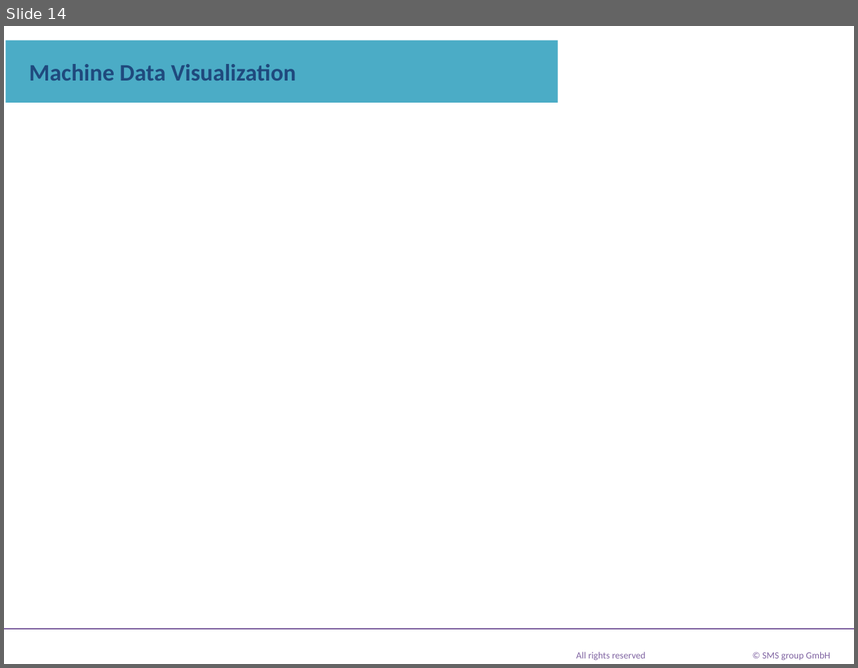
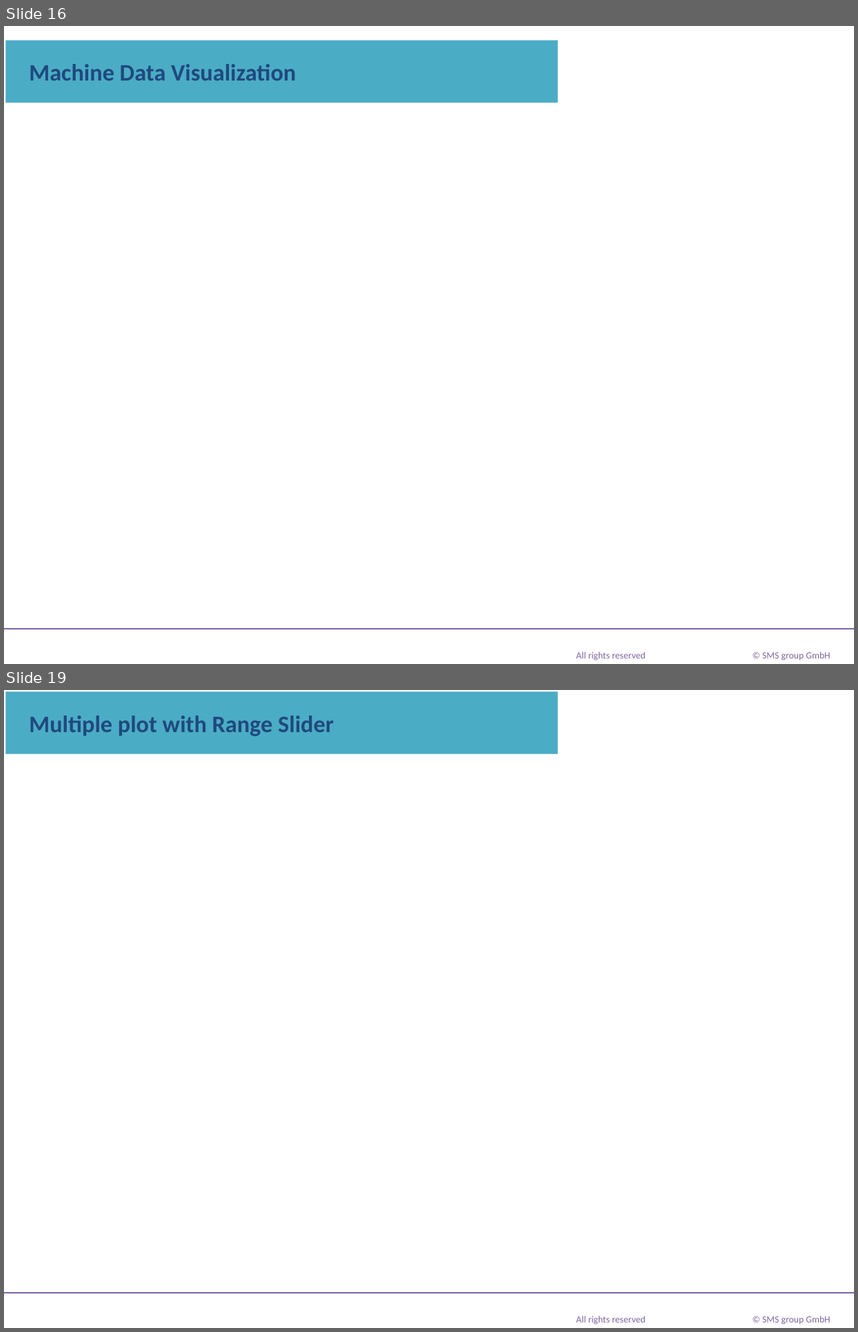
Before and after one commit to mrmanishprasadroy/Dash_Monitoring_Tool, a slide deck: PlotlyDashboard.pptx. Shown one above the other, each under a label of ours: slide 14 before the commit, slides 16 and 19 after it; the slides between them are not shown. The pictures are 858x668 and 858x1332 pixels, drawn with LibreOffice and Linux fonts; fonts in the diff are those of the drawing; background and template pictures are left out. Boxes give left, top, right and bottom in pixels: in the first picture for what was removed or moved away, otherwise in the second. Text is boxed around its words. In the diff, an @@ line names an element or a change of style, - is before the commit and + after.

```diff
--- a/PlotlyDashboard.pptx
+++ b/PlotlyDashboard.pptx
@@ slide 19 added at <box>4,690,854,1328</box>, background picture (left out); not listed: 3 template elements that a slide beside it also shows @@
@@ title added at <box>5,691,558,753</box>, fill #4BACC6, 20 pt, text #1F497D, bold @@
+Multiple plot with Range Slider
@@ what was slide 14 is now slide 16 @@
```
Also in this commit, not shown: 3 slides changed, 5 other slides added, 8 slides removed, 2 other files.
